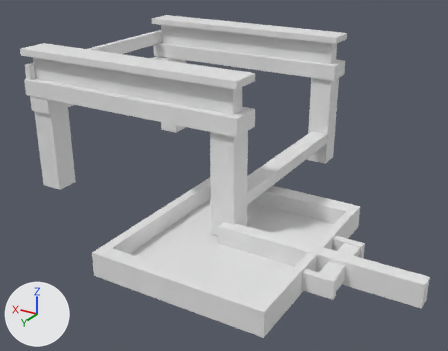
Two versions of the Blender file src/main/resources/assets/projectsteam_crafting/objmodels/mechanical_sieve.blend, one commit apart.
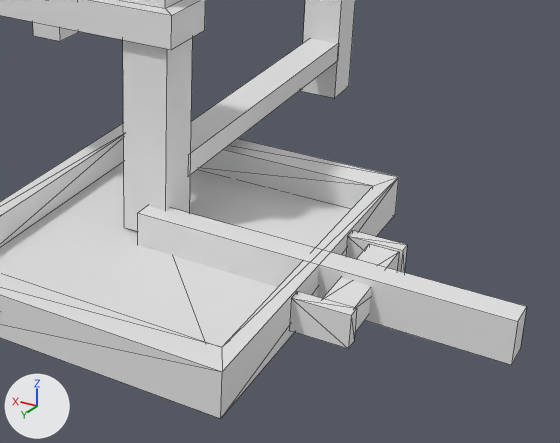
Old and new are each drawn whole from a 50 mm camera at (-0.978, 1.713, 1.12) aimed at (0.183, -0.223, 0.151) and again close up on the part from 32% to 100% of the width and 31% to 100% of the height. Lighting does not change. The marker at lower left points along +X, +Y and +Z. The close-ups show mesh edges as thin lines.

Script lines for the objects in view, before the commit:
```python
me_cube = bpy.data.meshes.new('Cube')
me_cube.from_pydata(...)  # 112 vertices, 96 faces; spans x -1.0..1.0, y -1.0..1.0, z -0.67..0.53
me_cube.materials.append(mat_material)  # its picture is missing
me_cube_011 = bpy.data.meshes.new('Cube.011')
me_cube_011.from_pydata(...)  # 8 vertices, 6 faces; spans x -0.123..1.354, y -0.048..0.064, z -0.031..0.14
me_cube_011.materials.append(None)
me_cube_022 = bpy.data.meshes.new('Cube.022')
me_cube_022.from_pydata(...)  # 40 vertices, 70 faces; spans x -0.64..0.86, y -0.8..0.8, z -0.04..0.14
# faces by material slot: [46, 12, 12]
me_cube_022.materials.append(None)
me_cube_022.materials.append(None)
me_cube_022.materials.append(None)
ob_arm = bpy.data.objects.new('arm', me_cube_011)
ob_arm.location = (0.0, 0.0, 0.0)
ob_arm.rotation_euler = (0.0, 0.0, 3.142)  # degrees (0, 0, 180)
ob_arm.scale = (0.5, 0.5, 0.5)
ob_base = bpy.data.objects.new('base', me_cube)
ob_base.location = (0.5, -0.5, 0.34)
ob_base.scale = (0.5, 0.5, 0.5)
ob_sieve_002 = bpy.data.objects.new('sieve.002', me_cube_022)
ob_sieve_002.location = (0.0, 0.0, 0.0)
ob_sieve_002.rotation_euler = (0.0, 0.0, 3.142)  # degrees (0, 0, 180)
ob_sieve_002.scale = (0.5, 0.5, 0.5)
# also in view: 'sieve.001' at (0.0, 0.0, 0.0)
```
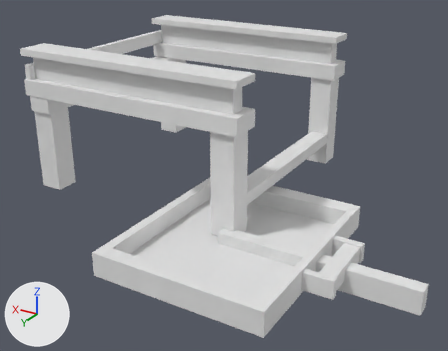
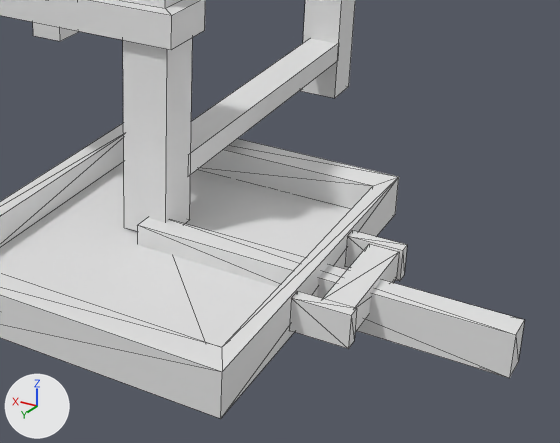
What the commit changed:
me_cube_011 is used by ob_arm; location (0.0, 0.0, 0.0); rotation (0.0, 0.0, 3.142), in degrees (0, 0, 180); scale (0.5, 0.5, 0.5).
me_cube_011 had 8 vertices, 6 faces and spanned x -0.123..1.354, y -0.048..0.064, z -0.031..0.14.
me_cube_011 now has 8 vertices, 12 faces and spans x -0.123..1.354, y -0.048..0.064, z -0.084..0.087.
me_cube_011 part 1: the whole mesh is rebuilt.

Boxes (x1, y1, x2, y2) around the edits, measured in the close-ups (560 x 443 px):
'arm', reshaped: before (137, 206, 527, 365); after (137, 218, 525, 378)
